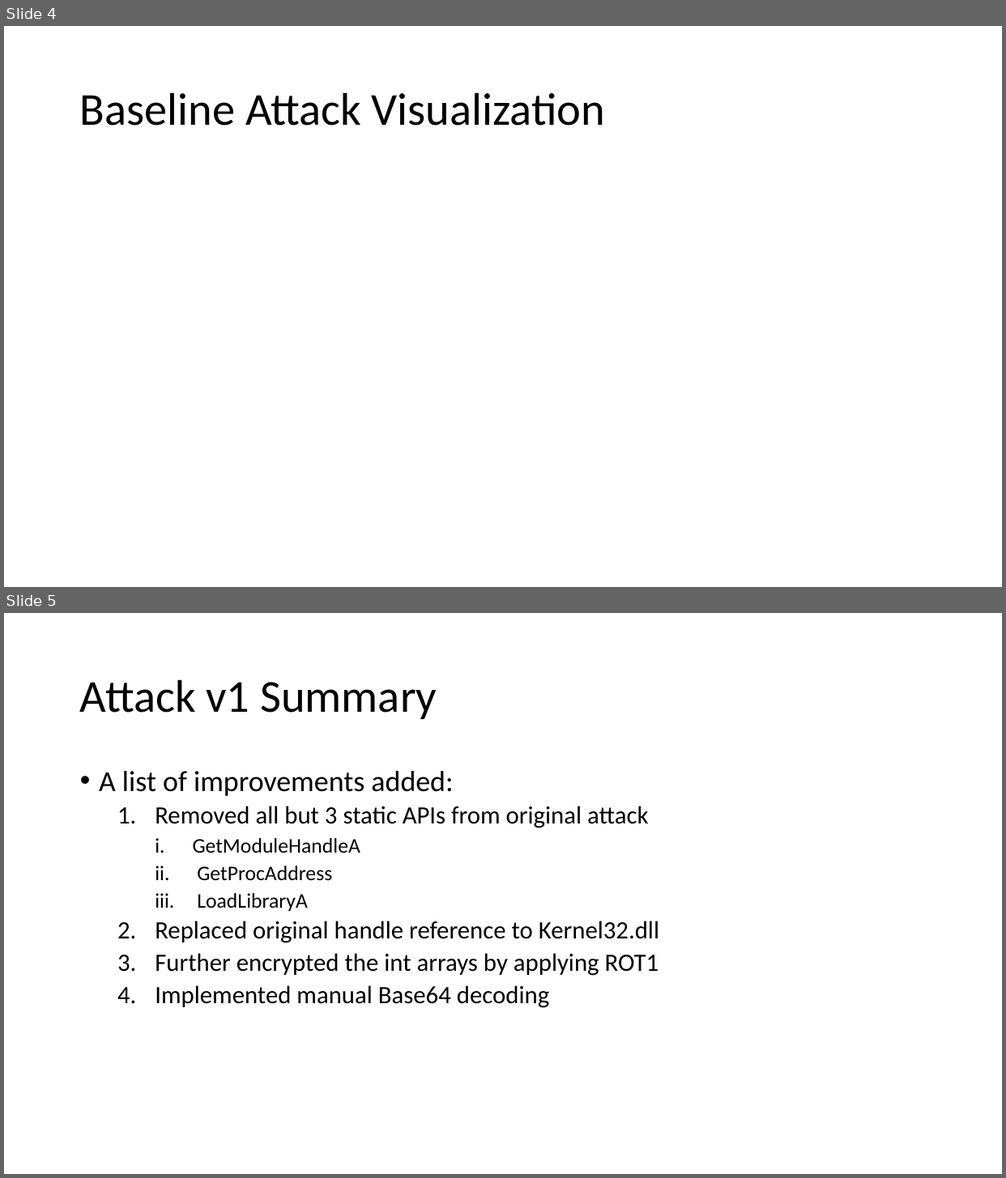
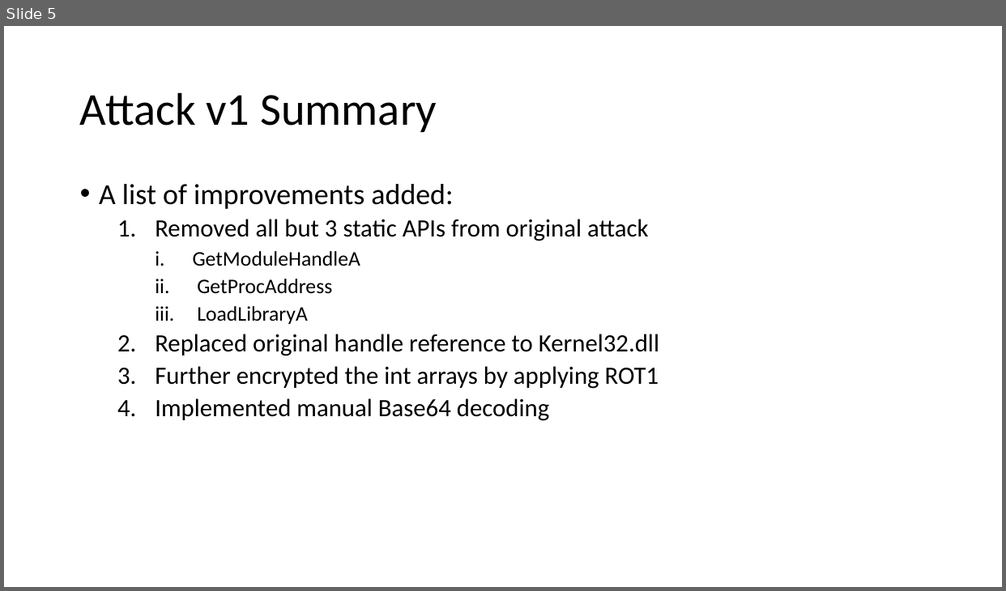
Before and after one commit to jgmuir/CSCE689_Team, a slide deck: defender/DefenderSlides.pptx. Shown one above the other, each under a label of ours: slides 4 and 5 before the commit, slide 5 after it. The pictures are 1006x1178 and 1006x591 pixels, drawn with LibreOffice and Linux fonts; fonts in the diff are those of the drawing. Boxes give left, top, right and bottom in pixels: in the first picture for what was removed or moved away, otherwise in the second. Text is boxed around its words. In the diff, an @@ line names an element or a change of style, - is before the commit and + after.

```diff
--- a/defender/DefenderSlides.pptx
+++ b/defender/DefenderSlides.pptx
@@ slide 4 removed at bbox=[4, 26, 1002, 587], background #FFFFFF @@
@@ title removed at bbox=[80, 92, 605, 126] @@
-Baseline Attack Visualization
```
Also in this commit, not shown: 2 slides changed, 2 slides added, 1 other slide removed, 53 other files.
